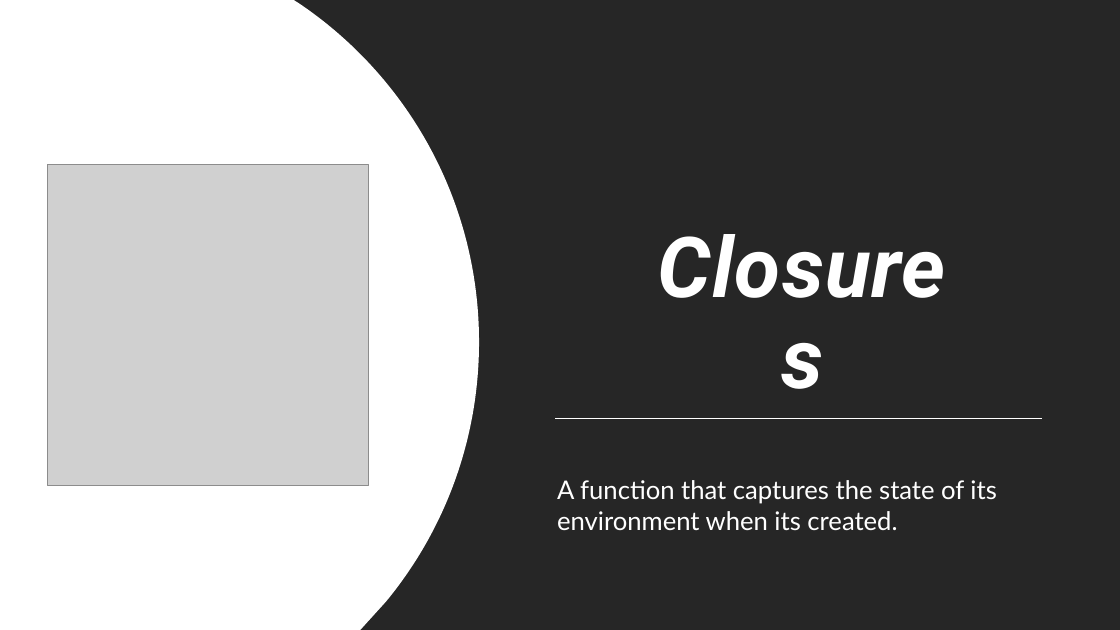
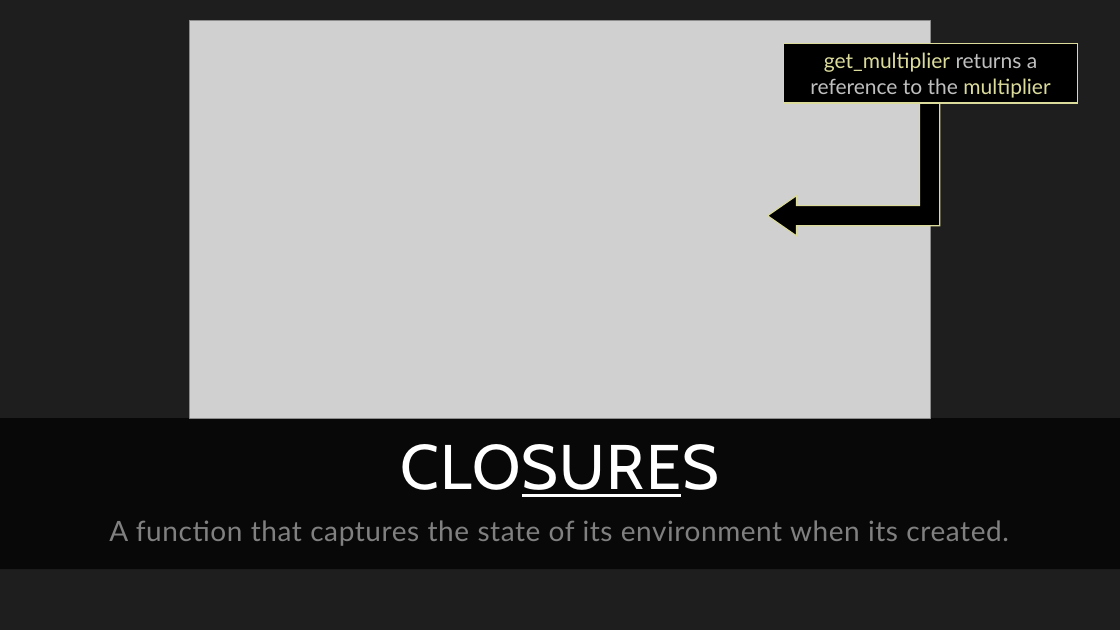
Before and after one commit to Cristi-la/JPWP, a slide deck: slide 11 of Practical use of decorators in Python.pptx (slide 10 before the commit). Drawn at 1120x630 pixels with LibreOffice and Linux fonts; fonts in the diff are those of the drawing; grey boxes stand for pictures. Boxes give left, top, right and bottom in pixels: in the first picture for what was removed or moved away, otherwise in the second. Text is boxed around its words. In the diff, an @@ line names an element or a change of style, - is before the commit and + after.

```diff
--- a/Practical use of decorators in Python.pptx
+++ b/Practical use of decorators in Python.pptx
@@ background #F6F4EF to #1E1E1E @@
@@ rectangle at (x1=0, y1=0, x2=1120, y2=630): fill #262626 to #1E1E1E @@
@@ freeform shape removed at (x1=0, y1=0, x2=479, y2=630) @@
@@ rectangle added at (x1=0, y1=0, x2=1120, y2=208), fill #000000 @@
@@ picture added at (x1=190, y1=21, x2=931, y2=418) @@
@@ rectangle added at (x1=784, y1=44, x2=1077, y2=103), fill #000000, outline #DBDB9C 1 pt, 18 pt, text #DBDB9C @@
+get_multiplier returns a reference to the multiplier
@@ left up arrow added at (x1=768, y1=60, x2=950, y2=235), fill #000000, outline #DBDB9C 1 pt @@
@@ line removed from (70, 118) to (70, 630) @@
@@ picture removed at (x1=48, y1=165, x2=369, y2=486) @@
@@ title removed at (x1=641, y1=234, x2=965, y2=398) @@
-Closures
@@ rectangle added at (x1=0, y1=386, x2=1120, y2=630), fill #000000 @@
@@ rectangle added at (x1=0, y1=418, x2=1120, y2=570), fill #000000 at 70% opacity @@
@@ line removed from (1043, 418) to (555, 418) @@
@@ title added at (x1=400, y1=444, x2=719, y2=497), 54 pt, text #FFFFFF @@
+CLOSURES
@@ text "A function that captures the ..." moved from (x1=557, y1=480, x2=996, y2=530) to (x1=109, y1=520, x2=1009, y2=546) @@
@@ text "A function that captures the ..." at (x1=109, y1=520, x2=1009, y2=546): size 22 to 24 pt, text colour #FFFFFF to #808080, letter spacing 0 to 0.5 pt; alignment left to centre; line spacing 1 to 1.01; more space between paragraphs @@
@@ freeform shape removed at (x1=1083, y1=531, x2=1120, y2=607) @@
@@ freeform shape removed at (x1=1083, y1=531, x2=1120, y2=607) @@
@@ freeform shape removed at (x1=1083, y1=532, x2=1120, y2=607) @@
```
Also in this commit, not shown: 5 other slides changed, 23 slides added, 24 slides removed.
